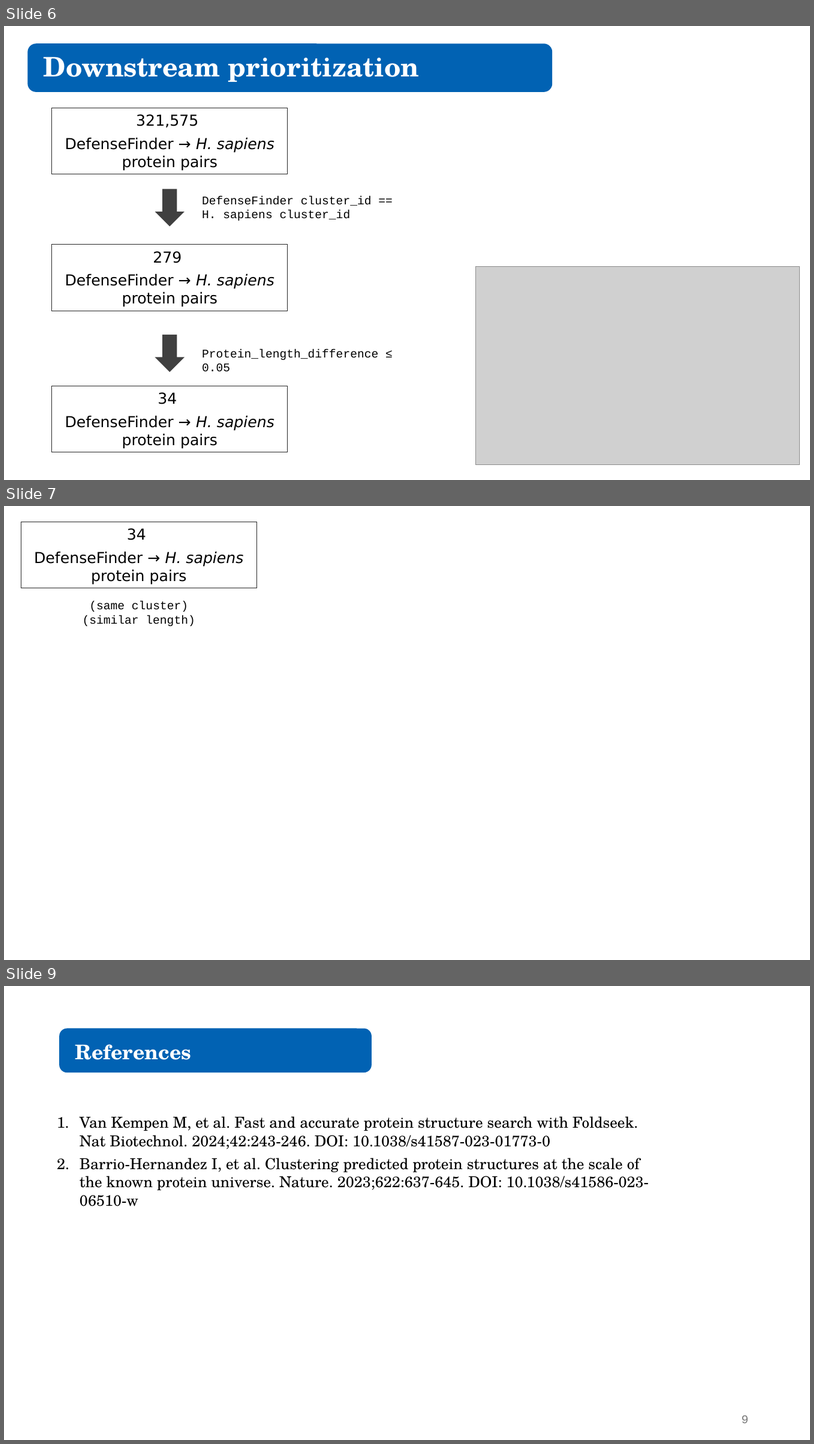
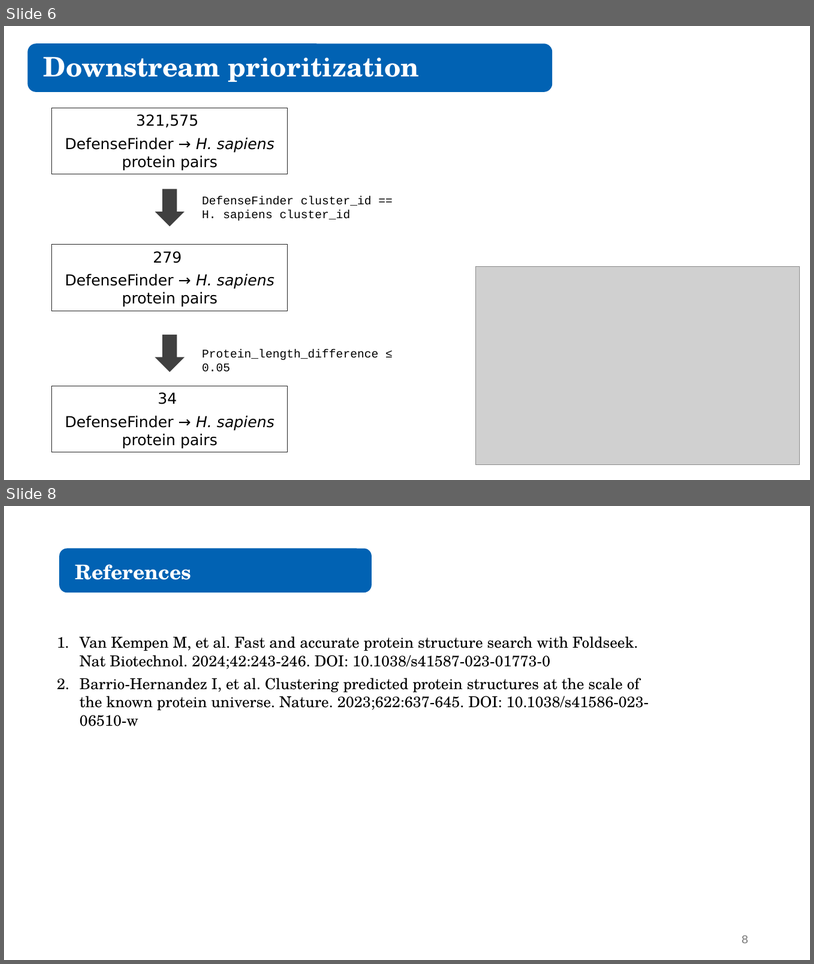
Before and after one commit to juliandeanmoran/BISSH, a slide deck: vis/reports/2026-02-18_projectUpdate_1.pptx. Shown one above the other, each under a label of ours: slides 6, 7 and 9 before the commit, slides 6 and 8 after it; the slides between them are not shown. The pictures are 814x1444 and 814x964 pixels, drawn with LibreOffice and Linux fonts; fonts in the diff are those of the drawing; grey boxes stand for pictures. Boxes give left, top, right and bottom in pixels: in the first picture for what was removed or moved away, otherwise in the second. Text is boxed around its words. In the diff, an @@ line names an element or a change of style, - is before the commit and + after.

```diff
--- a/vis/reports/2026-02-18_projectUpdate_1.pptx
+++ b/vis/reports/2026-02-18_projectUpdate_1.pptx
@@ slide 7 removed at box(4, 506, 810, 960), background #FFFFFF @@
@@ rectangle removed at box(21, 522, 257, 588) @@
-34
-DefenseFinder → H. sapiens protein pairs
@@ text removed at box(83, 601, 195, 626) @@
-(same cluster)
-(similar length)
@@ what was slide 9 is now slide 8 @@
@@ page number at box(742, 935, 749, 943): text changed @@
-9
+8
```
Also in this commit, not shown: 2 slides changed, 3 other files.
